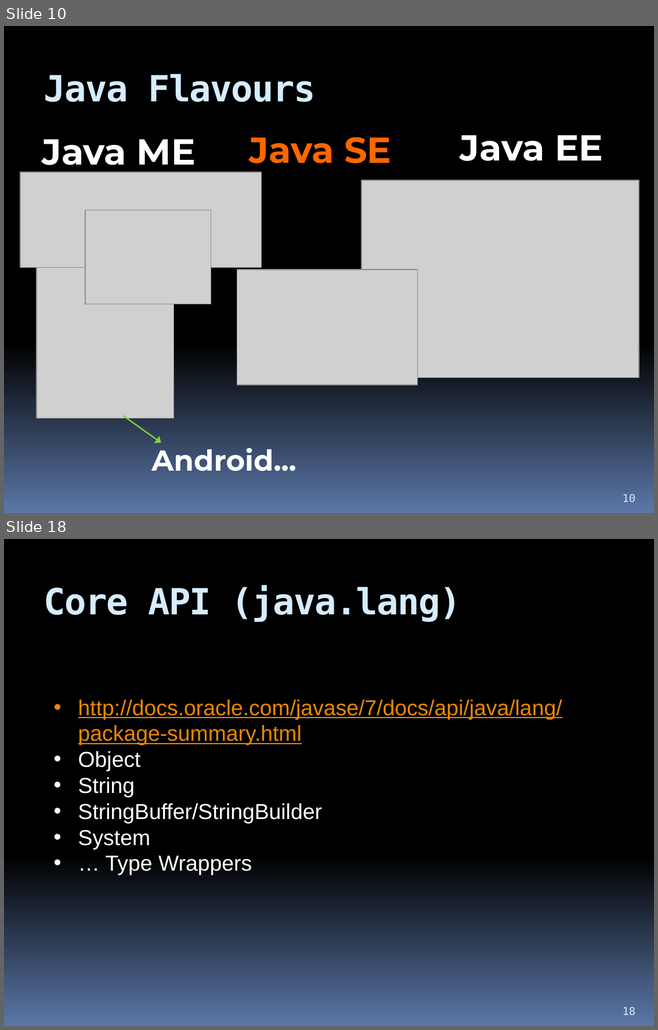
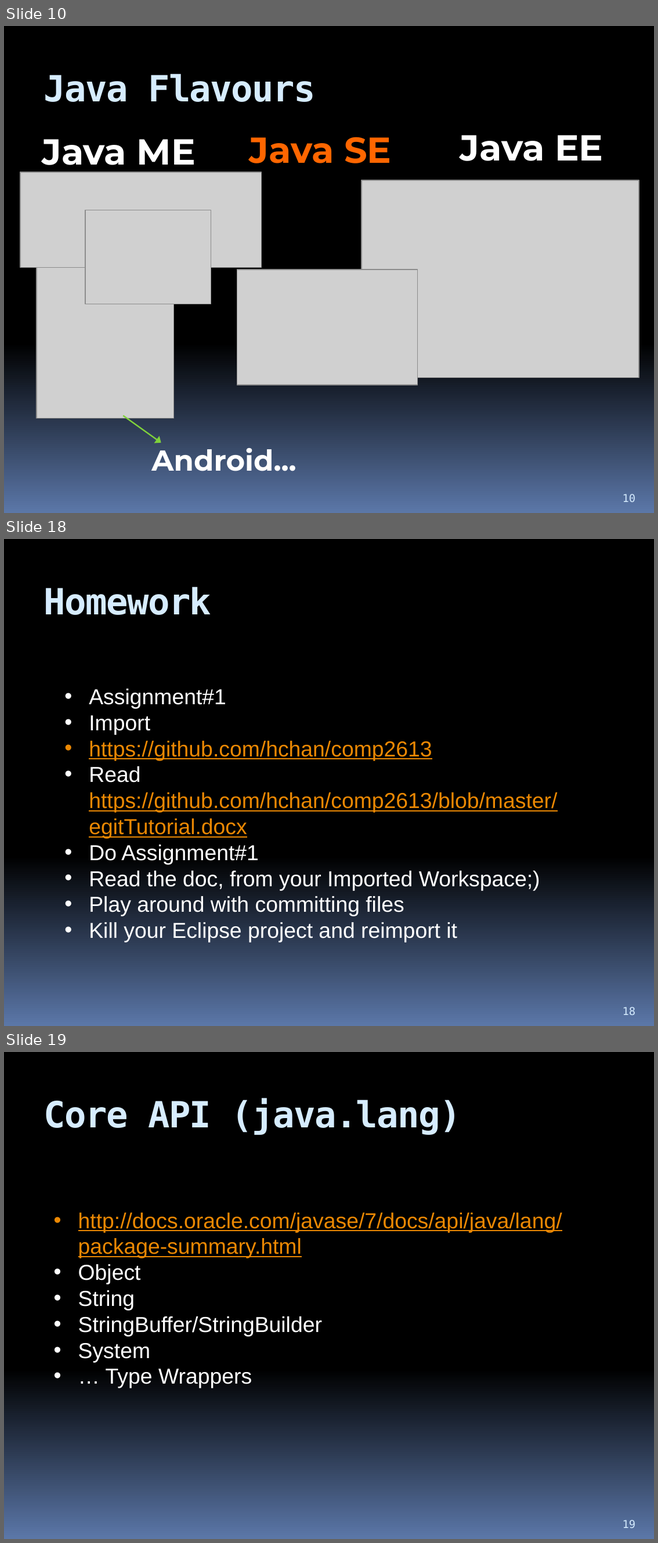
Before and after one commit to hchan/comp2613, a slide deck: coursePresentation.pptx. Shown one above the other, each under a label of ours: slides 10 and 18 before the commit, slides 10, 18 and 19 after it; the slides between them are not shown. The pictures are 658x1030 and 658x1543 pixels, drawn with LibreOffice and Linux fonts; fonts in the diff are those of the drawing; grey boxes stand for pictures. Boxes give left, top, right and bottom in pixels: in the first picture for what was removed or moved away, otherwise in the second. Text is boxed around its words. In the diff, an @@ line names an element or a change of style, - is before the commit and + after.

```diff
--- a/coursePresentation.pptx
+++ b/coursePresentation.pptx
@@ slide 18 added at (x1=4, y1=539, x2=654, y2=1026), background gradient #000000 to #5B77A8 @@
@@ title added at (x1=44, y1=587, x2=212, y2=615), 40 pt, text #D6ECFF, bold @@
+Homework
@@ text added at (x1=89, y1=689, x2=557, y2=943), 24 pt, text #FFFFFF @@
+• Assignment#1
+• Import
+• https://github.com/hchan/comp2613
+• Read https://github.com/hchan/comp2613/blob/master/egitTutorial.docx
+• Do Assignment#1
+• Read the doc, from your Imported Workspace;)
+• Play around with committing files
+• Kill your Eclipse project and reimport it
@@ page number added at (x1=622, y1=1007, x2=635, y2=1015), 12 pt, text #D6ECFF @@
+18
@@ what was slide 18 is now slide 19 @@
@@ page number at (x1=622, y1=1520, x2=635, y2=1528): text changed @@
-18
+19
```
Also in this commit, not shown: 11 slides changed, 15 other slides added, 6 slides removed, 2 other files.
